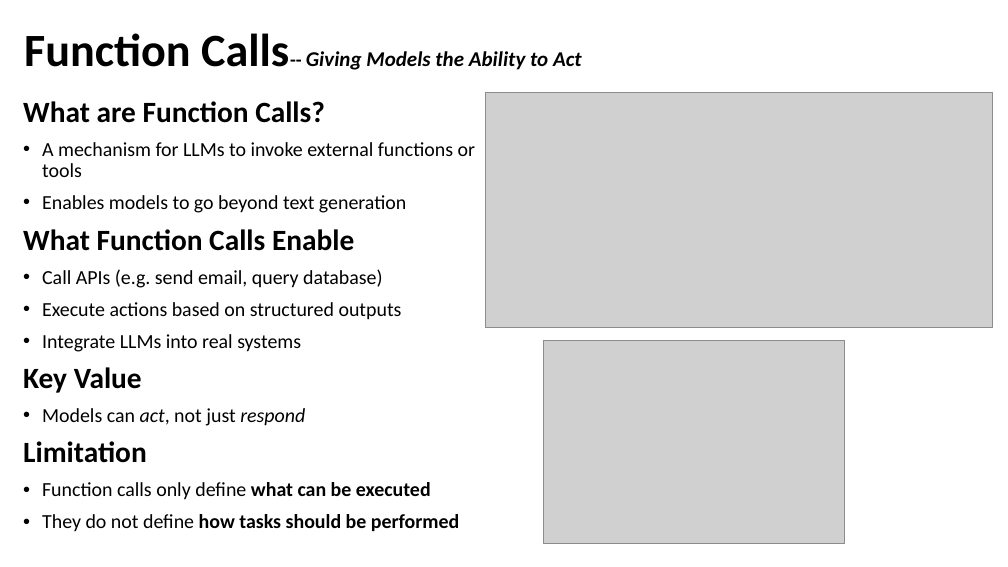
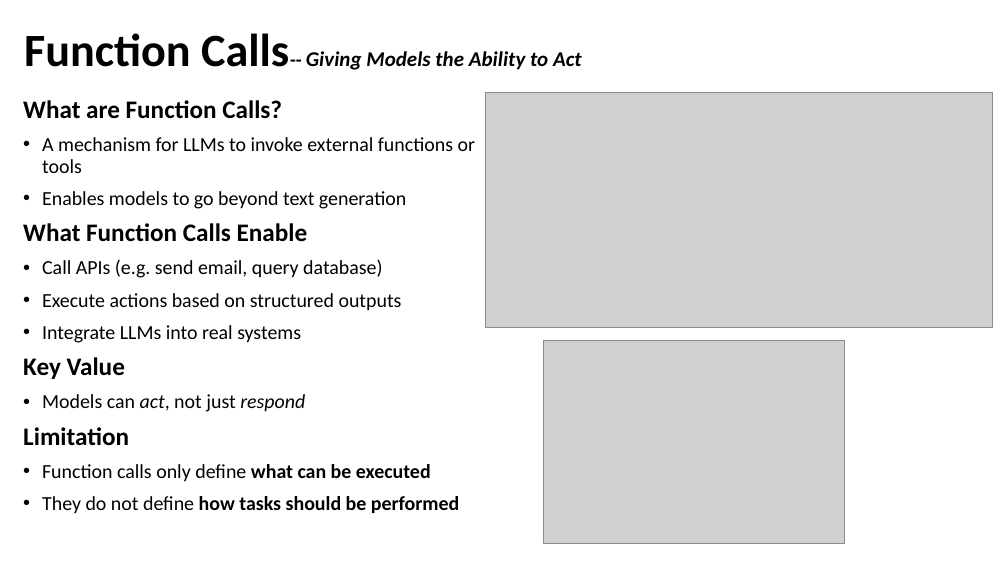
Before and after one commit to LiuHarry1/material_repo, a slide deck: slide 2 of agent-skills-intro.pptx. Drawn at 1008x567 pixels with LibreOffice and Linux fonts; fonts in the diff are those of the drawing; grey boxes stand for pictures. Boxes give left, top, right and bottom in pixels: in the first picture for what was removed or moved away, otherwise in the second. Text is boxed around its words. In the diff, an @@ line names an element or a change of style, - is before the commit and + after.

```diff
--- a/agent-skills-intro.pptx
+++ b/agent-skills-intro.pptx
@@ text at (23, 100, 308, 445): size 28 to 24 pt in "What are Function Calls?", "What Function Calls Enable", "Key Value", "Limitation" @@
```
Also in this commit, not shown: 2 other slides changed, 2 slides added, 1 slide removed, 1 other file.
